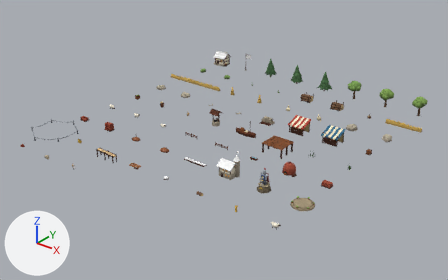
The glTF model public/art/models/village_kit.glb: old version first, new version second.
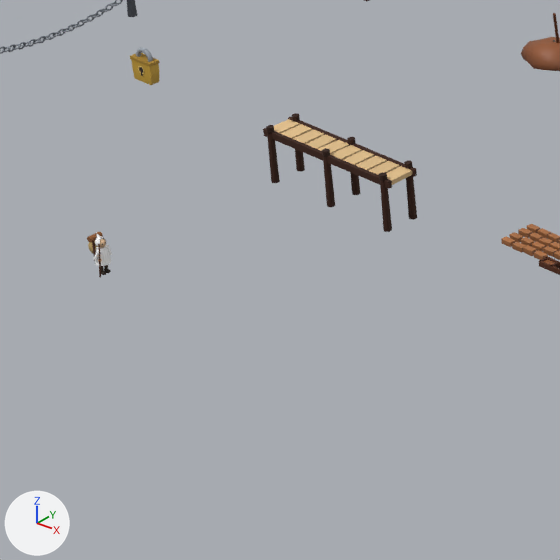
The first picture shows the older version from a camera (50 mm lens) standing at (20.31, -25.24, 11.09) and looking at (5.55, -6.79, -0.35). The close-ups show the older and then the newer version on the part from 13% to 31% of the width and 47% to 75% of the height of that picture. Only the edits that show in the close-ups are written down. Arrows for +X, +Y and +Z are at lower left; the lights stay in place. Vertices at exactly the same position are counted once.

The first close-up shows 'brickrows', 'chain', 'claymound_0', 'padlock', 'pier', 'trader'.
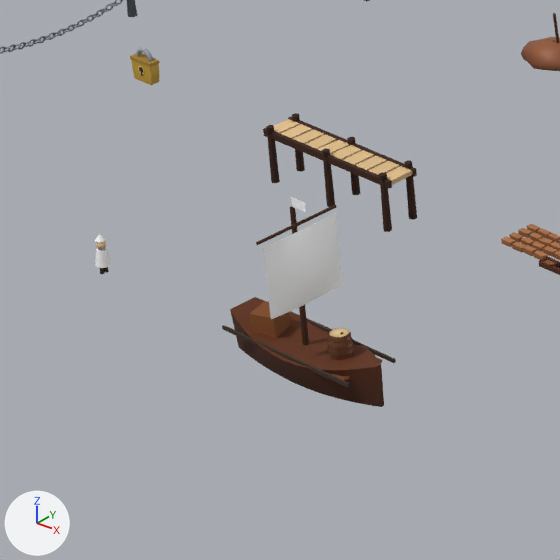
Where the change shows, as pixel boxes (x1, y1, x2, y2) in the close-ups (560 x 560 px; the box of a moved part takes in the faces that stretch with it):
'ship', added: after (222, 197, 396, 407)
    faces in mat_m_wood: (230, 205, 384, 407)
    faces in mat_m_banner: (263, 197, 342, 319)
    faces in mat_m_dark: (222, 319, 396, 387)
    faces in mat_m_endgrain: (329, 328, 349, 337)
    faces in mat_m_metal: (327, 332, 354, 360)
'trader', reshaped (31% narrower, 11% shorter): before (87, 232, 112, 277); after (95, 234, 112, 274)
part 1 of me_trader_mesh, moved or reshaped: before (95, 245, 111, 266); after (95, 247, 112, 268)
part 2 of me_trader_mesh, added: after (95, 234, 105, 242)
part 3 of me_trader_mesh, moved or reshaped: before (98, 239, 106, 248); after (96, 241, 106, 250)
part 4 of me_trader_mesh, deleted: before (87, 232, 112, 277)
part 5 of me_trader_mesh, moved or reshaped: before (101, 265, 108, 272); after (100, 267, 109, 274)

What the commit changed:
me_trader_mesh is used by ob_trader; location (3.2, -12.8, 0.0).
me_trader_mesh had 434 vertices, 738 faces and spanned x -0.08..0.05, y -0.051..0.052, z 0.0..0.222.
me_trader_mesh now has 147 vertices, 248 faces and spans x -0.04..0.04, y -0.042..0.042, z 0.0..0.224.
me_trader_mesh part 1: the loose piece of 24 vertices spanning x -0.04..0.04, y -0.042..0.042, z 0.06..0.15 is moved by (0.0, 0.0, -0.012).
me_trader_mesh part 2: a new loose piece, a 10-sided cone pointing to +z spanning x -0.03..0.022, y -0.027..0.027, z 0.188..0.224, in mat_m_roof.
me_trader_mesh part 3: the loose piece of 79 vertices spanning x -0.021..0.027, y -0.023..0.023, z 0.148..0.196 is scaled about its middle by (1.12, 1.13, 1.12), then moved by (-0.003, 0.0, -0.009).
me_trader_mesh part 4: 15 loose pieces with 299 vertices, spanning x -0.08..0.05, y -0.051..0.052, z 0.0..0.222, are deleted.
me_trader_mesh part 5: 29 vertices removed from x -0.01..0.01, y -0.024..0.024, z 0.0..0.06; 29 vertices added at x -0.01..0.01, y -0.024..0.024, z 0.0..0.05.
me_trader_mesh no longer uses material mat_m_cloth.
me_trader_mesh no longer uses material mat_m_wood.
Mesh me_ship_mesh is new.
It has 456 vertices, 702 faces and spans x -0.5..0.5, y -0.25..0.25, z -0.03..0.945.
Faces by material slot: [444, 56, 30, 112, 60].
It uses material mat_m_wood.
It uses material mat_m_dark.
It uses material mat_m_endgrain.
It uses material mat_m_metal.
It uses material mat_m_banner.
Object 'ship' (ob_ship) is new; it shows me_ship_mesh.
Its location is (4.8, -12.8, 0.0).
